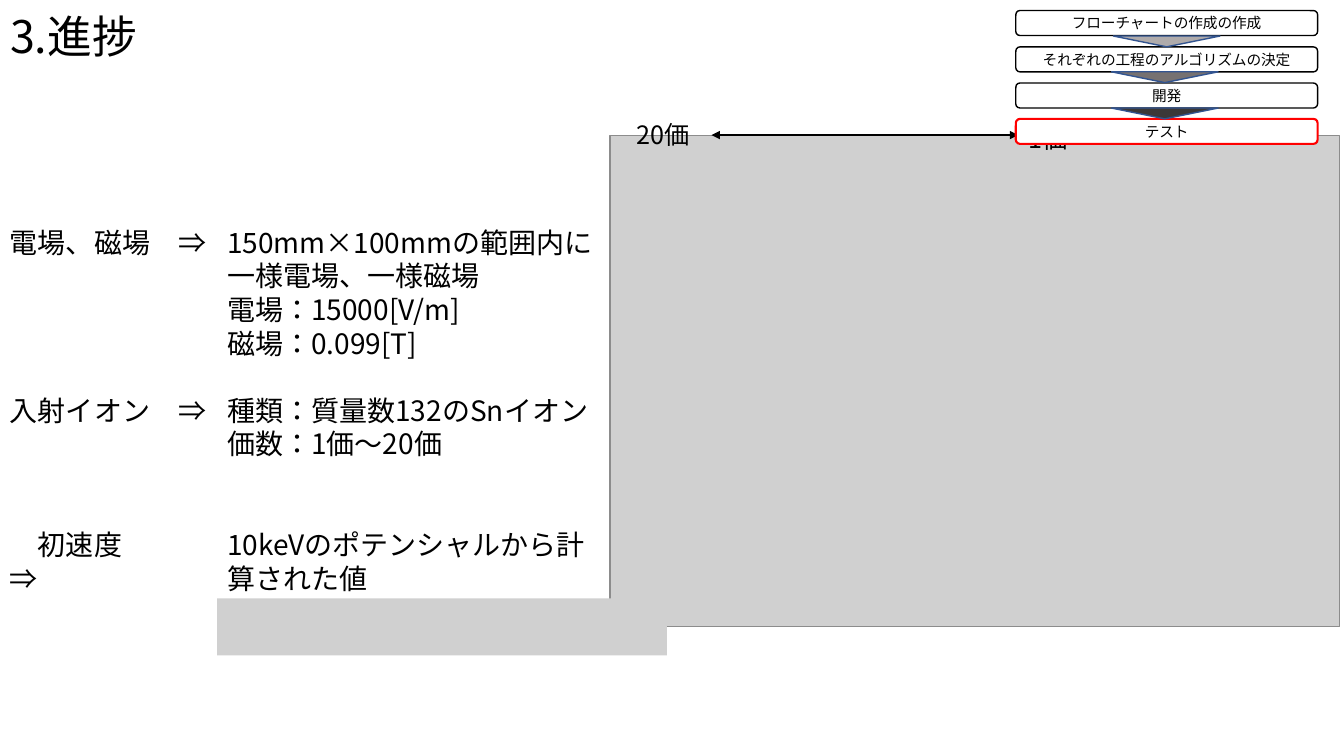
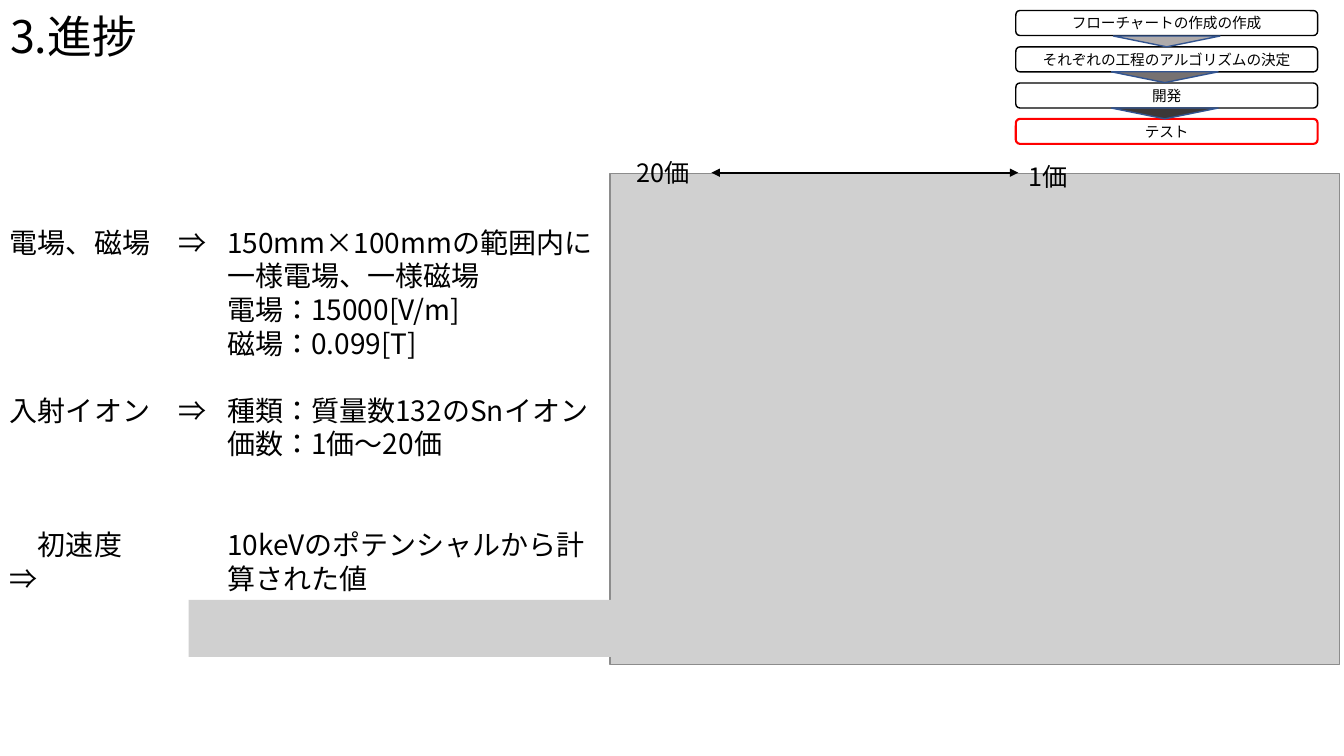
Before and after one commit to Takeuchi-yuya/Ksimulation, a slide deck: slide 11 of docs/中間発表.pptx (slide 14 before the commit). Drawn at 1344x756 pixels with LibreOffice and Linux fonts; fonts in the diff are those of the drawing; grey boxes stand for pictures. Boxes give left, top, right and bottom in pixels: in the first picture for what was removed or moved away, otherwise in the second. Text is boxed around its words. In the diff, an @@ line names an element or a change of style, - is before the commit and + after.

```diff
--- a/docs/中間発表.pptx
+++ b/docs/中間発表.pptx
@@ picture: place and size @@
-picture at (610,135,1340,626)
+picture at (610,173,1340,664)
@@ 2 texts, 1 double arrow: place and size @@
-2 texts, 1 double arrow at (637,119,1067,155)
+2 texts, 1 double arrow at (637,156,1067,188)
@@ picture: place and size @@
-picture at (217,599,666,656)
+picture at (189,600,638,657)
```
Also in this commit, not shown: 5 other slides changed, 1 slide added.
